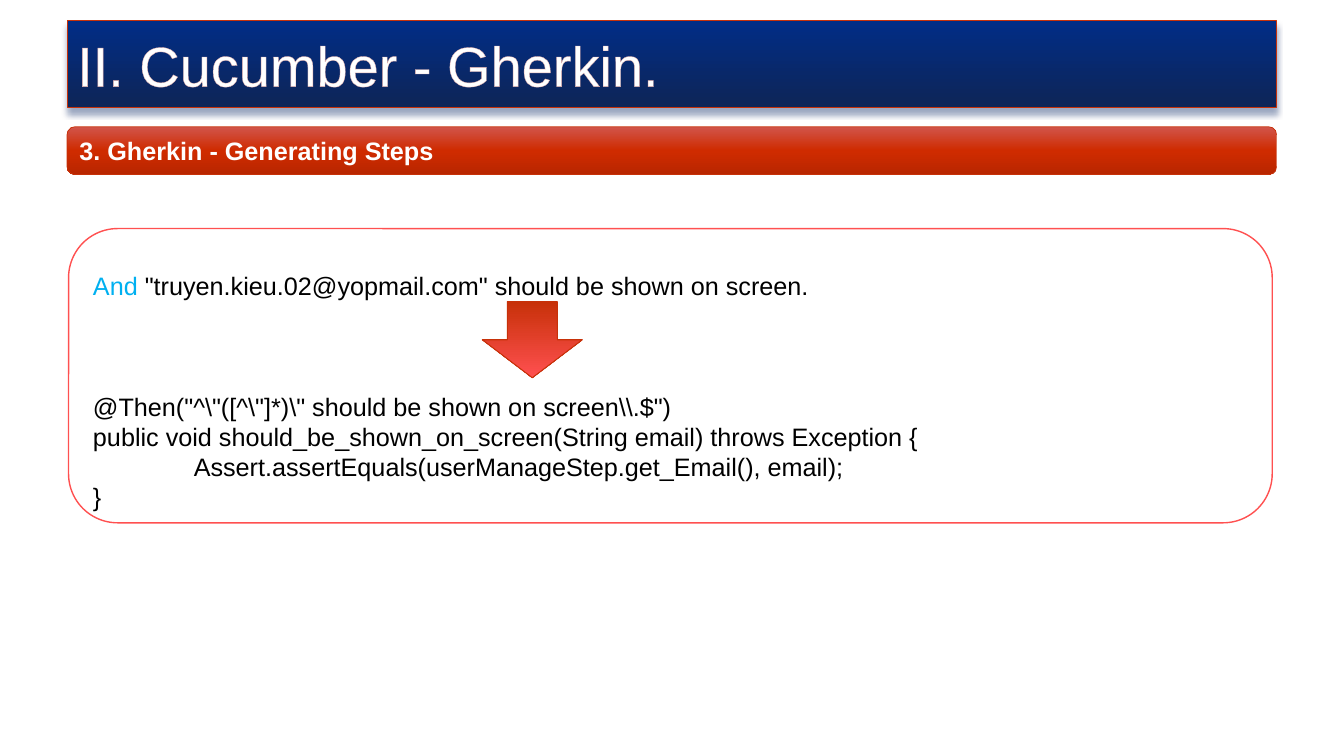
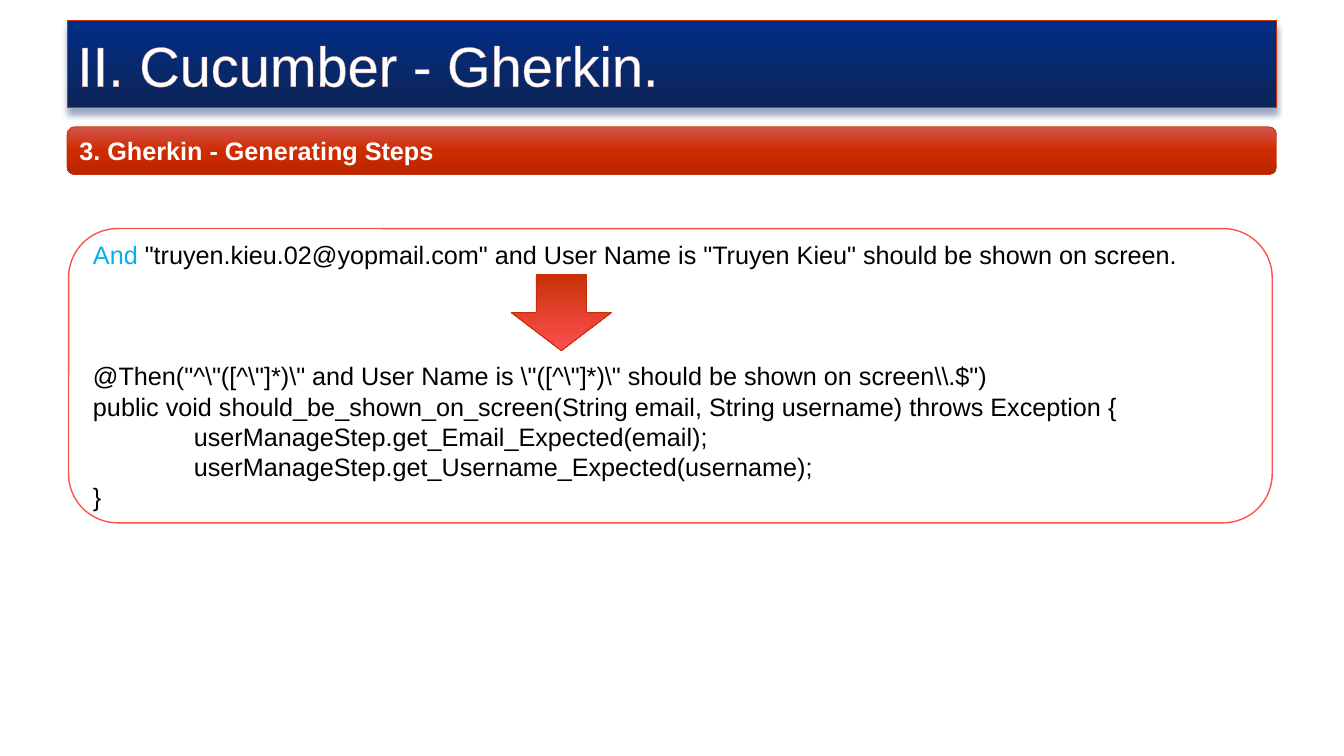
Before and after one commit to truyenkv/sharing, a slide deck: slide 18 of Sharing.pptx. Drawn at 1344x756 pixels with LibreOffice and Linux fonts; fonts in the diff are those of the drawing; background and template pictures are left out. Boxes give left, top, right and bottom in pixels: in the first picture for what was removed or moved away, otherwise in the second. Text is boxed around its words. In the diff, an @@ line names an element or a change of style, - is before the commit and + after.

```diff
--- a/Sharing.pptx
+++ b/Sharing.pptx
@@ text in rounded rectangle at bbox=[93, 245, 1177, 482]: text changed @@
-And "truyen.kieu.02@yopmail.com" should be shown on screen.
-@Then("^\"([^\"]*)\" should be shown on screen\\.$")
-public void should_be_shown_on_screen(String email) throws Exception {
-Assert.assertEquals(userManageStep.get_Email(), email);
+And "truyen.kieu.02@yopmail.com" and User Name is "Truyen Kieu" should be shown on screen.
+@Then("^\"([^\"]*)\" and User Name is \"([^\"]*)\" should be shown on screen\\.$")
+public void should_be_shown_on_screen(String email, String username) throws Exception {
+userManageStep.get_Email_Expected(email);
+userManageStep.get_Username_Expected(username);
@@ down arrow: place and size @@
-down arrow at bbox=[482, 301, 582, 377]
+down arrow at bbox=[511, 274, 611, 350]
```
Also in this commit, not shown: 1 other slide changed.
